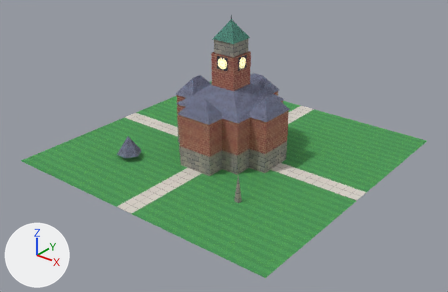
An edit to the glTF model prototypes/county-courthouse/courthouse-far.glb, drawn before and after from the same camera.
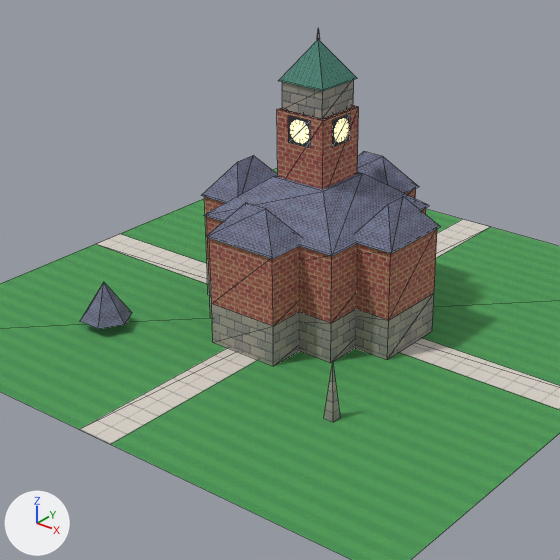
Each version is shown whole from a 50 mm lens placed at (94.2, -81.0, 75.7), pointed at (2.9, 33.2, 4.9), then close up on the part from 17% to 78% of the width and 0% to 92% of the height. The lights are fixed; the arrows at lower left show +X, +Y and +Z. The first two pictures are the older version. The close-ups show mesh edges as thin lines. Where no turn or scale is listed for an object, it has been applied to the vertices. Vertices at exactly the same position are counted once.

Objects in the first close-up: 'structure'.
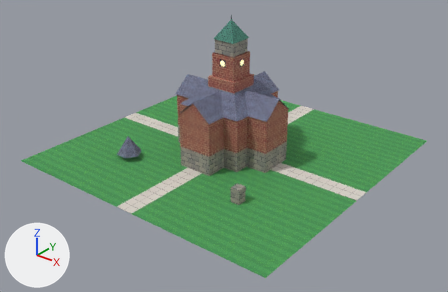
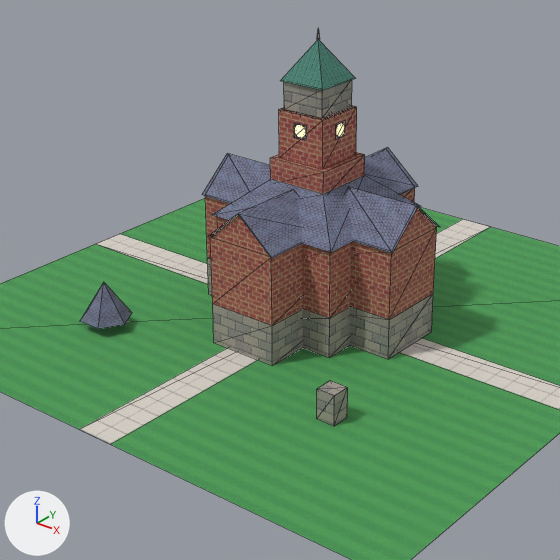
Boxes (x1, y1, x2, y2) around the edits, measured in the close-ups (560 x 560 px; the box of a moved part takes in the faces that stretch with it):
part 1 of me_courthouse_far, moved or reshaped: before (207, 208, 426, 363); after (217, 217, 352, 358)
part 2 of me_courthouse_far, moved or reshaped: before (282, 80, 354, 119); after (284, 80, 352, 118)
part 3 of me_courthouse_far, moved or reshaped: before (277, 105, 359, 189); after (279, 106, 357, 169)
part 4 of me_courthouse_far, rebuilt: before (209, 188, 416, 366); after (210, 188, 415, 366)
part 5 of me_courthouse_far, rebuilt: before (204, 196, 437, 360); after (205, 196, 437, 359)
part 6 of me_courthouse_far, rebuilt (8% narrower, 9% shorter): before (204, 172, 429, 256); after (213, 176, 421, 252)
part 7 of me_courthouse_far, rebuilt: before (206, 203, 300, 259); after (209, 189, 302, 259)
part 8 of me_courthouse_far, rebuilt: before (357, 151, 419, 194); after (364, 147, 418, 195)
part 9 of me_courthouse_far, rebuilt: before (355, 197, 441, 254); after (346, 187, 439, 253)
part 10 of me_courthouse_far, rebuilt: before (202, 155, 277, 203); after (202, 153, 271, 204)
part 11 of me_courthouse_far, deleted: before (324, 362, 340, 422)
part 12 of me_courthouse_far, reshaped: before (279, 39, 357, 148); after (270, 39, 365, 194)
part 13 of me_courthouse_far, added: after (317, 381, 348, 426)

Edits to the bpy script that builds the scene:
```text
Change me_courthouse_far:
    used by ob_structure; location = (0.0, 0.0, 0.0)
    remove me_courthouse_far.from_pydata(...)  # 134 vertices, 130 faces; spans x -39.7..39.7, y 0.0..79.5, z 0.2..38.0
    add me_courthouse_far.from_pydata(...)  # 149 vertices, 142 faces; spans x -39.7..39.7, y 0.0..79.5, z 0.2..38.0
    me_courthouse_far part 1: the loose piece of 12 vertices spanning x -9.9..9.9, y 29.8..49.7, z 0.2..14.6 is scaled about its middle by (0.906, 0.906, 1)
    me_courthouse_far part 2: the loose piece of 8 vertices spanning x -3.1..3.1, y 36.6..42.8, z 28.1..31.7 is scaled about its middle by (0.95, 0.95, 1)
    me_courthouse_far part 3: the loose piece of 8 vertices spanning x -3.6..3.6, y 36.2..43.3, z 17.4..28.1 is scaled about its middle by (0.957, 0.957, 0.58), then moved by (0.0, 0.0, 2.3)
    me_courthouse_far part 4: the loose piece of 12 vertices spanning x -5.0..5.0, y 24.8..54.6, z 0.2..14.6 is rebuilt with 14 vertices and now spans x -4.8..4.8, y 24.8..54.6, z 0.2..18.8
    me_courthouse_far part 5: the loose piece of 12 vertices spanning x -14.9..14.9, y 34.8..44.7, z 0.2..14.6 is rebuilt with 14 vertices and now spans x -14.9..14.9, y 34.9..44.5, z 0.2..18.8
    me_courthouse_far part 6: the loose piece of 8 vertices spanning x -10.2..10.2, y 29.5..50.0, z 14.6..19.4 is rebuilt with 8 vertices and now spans x -9.5..9.5, y 30.3..49.2, z 14.6..19.1
    me_courthouse_far part 7: the loose piece of 6 vertices spanning x -5.3..5.3, y 24.5..31.0, z 14.6..18.9 is rebuilt with 6 vertices and now spans x -5.1..5.1, y 24.5..34.9, z 14.6..18.9
    me_courthouse_far part 8: the loose piece of 6 vertices spanning x -5.3..5.3, y 48.4..54.9, z 14.6..18.9 is rebuilt with 6 vertices and now spans x -5.1..5.1, y 44.5..54.9, z 14.6..18.9
    me_courthouse_far part 9: the loose piece of 6 vertices spanning x 8.7..15.2, y 34.5..45.0, z 14.6..18.9 is rebuilt with 6 vertices and now spans x 4.8..15.2, y 34.6..44.9, z 14.6..18.9
    me_courthouse_far part 10: the loose piece of 6 vertices spanning x -15.2..-8.7, y 34.5..45.0, z 14.6..18.9 is rebuilt with 6 vertices and now spans x -15.2..-4.8, y 34.6..44.9, z 14.6..18.9
    me_courthouse_far part 11: the loose piece of 5 vertices spanning x 17.3..18.7, y 18.9..20.2, z 0.2..7.4 is deleted
    me_courthouse_far part 12
    20 vertices are removed from x -3.6..3.6, y 36.1..43.4, z 24.3..31.7
    12 faces are deleted
    20 vertices are added at x -4.2..4.2, y 35.5..43.9, z 18.5..31.7
    8 new vertices lie (0.0, 0.0, 1.8) away from vertices in x -3.5..3.5, y 36.3..43.2, z 25.1
    10 new faces join them, mat_brick_red (picture img_swatch_brick_red_png)
    2 new faces join them, mat_glow_clock_south
    2 new faces join them, mat_glow_clock_north
    2 new faces join them, mat_glow_clock_east
    2 new faces join them, mat_glow_clock_west
    4 new faces join them, mat_copper_spire (picture img_copper_spire_png)
    me_courthouse_far part 13
    8 vertices are added at x 16.8..19.2, y 18.3..20.8, z 0.2..4.0
    10 new faces join them, mat_stone_rusticated (picture img_stone_rusticated_png)
```
